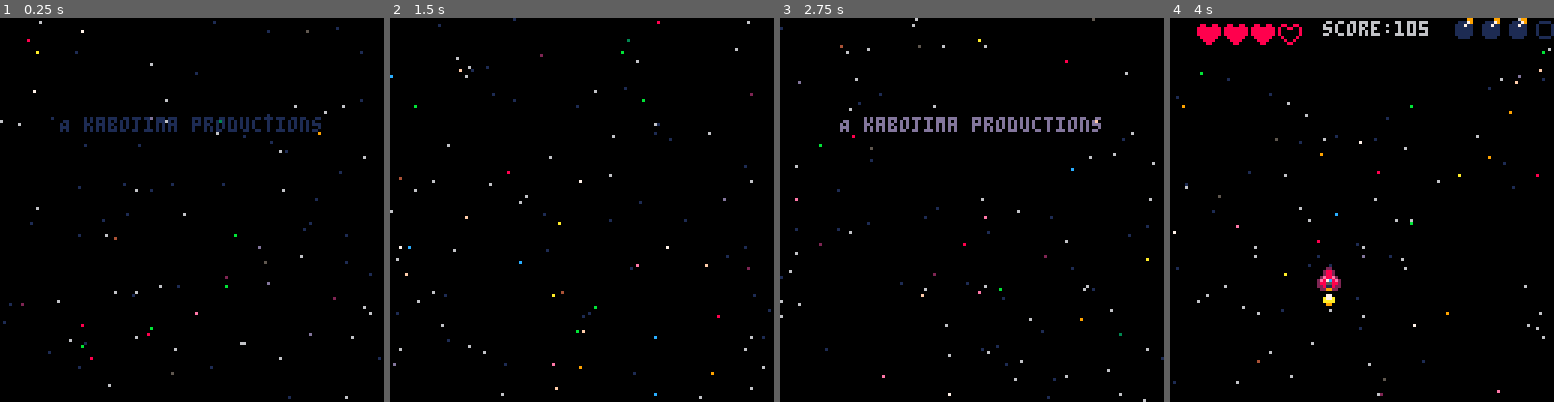
Above: before the commit, frames 1-4 (left to right).
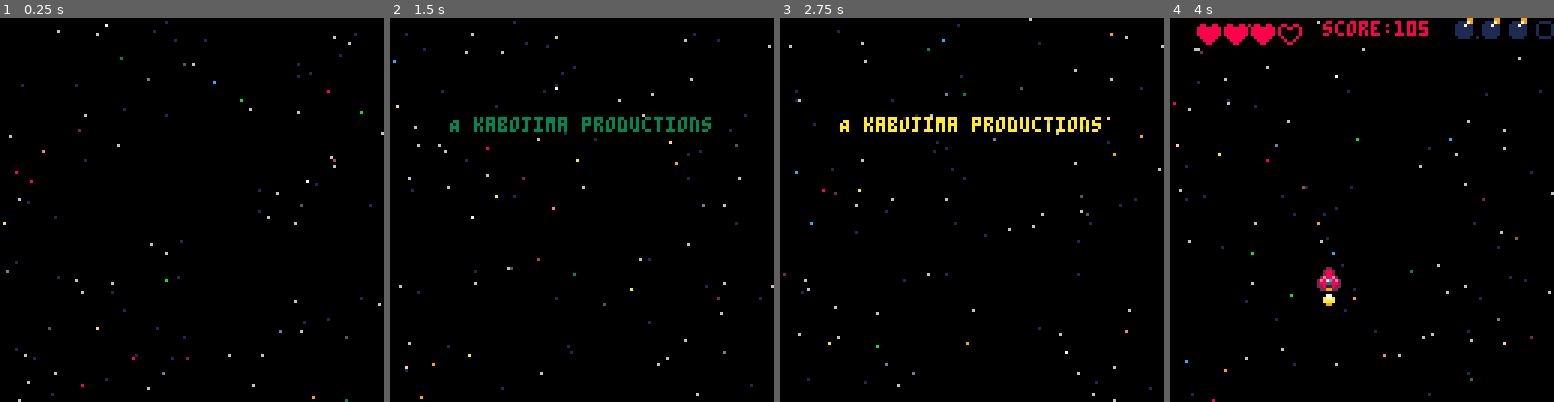
Above: after the commit, the same moments.

Repository: CreamCheese-dev/dai-dark-smhup
Game: PICO-8 cartridge smhup.p8
Same seed, same stepped clock (60 frames per second), same inputs: the game is played once before the commit and once after it.
Inputs:
- Up to frame 1 (0.25 s): no input
- Up to frame 2 (1.5 s): tap X (X key) at 0.33, 1.07 s; tap O (Z key) at 0.7 s
- Up to frame 3 (2.75 s): hold Right 1.6-2.1 s; tap O (Z key) at 1.7, 2.1, 2.5 s; tap X (X key) at 1.85 s; hold Up 2.15-2.42 s; hold Right from 2.47 s (still down)
- Up to frame 4 (4 s): tap O (Z key) at 2.9, 3.3, 3.7 s; tap X (X key) at 2.97 s; release Right at 3.03 s; hold Left 3.08-3.58 s; hold Down 3.63-3.97 s

The runs differ from the first frame. In frame 1, 2.4% of the frame differs, in the area x 0-100%, y 0-100%; in frame 2, 2.4%; in frame 3, 2.4%; in frame 4, 1.6%.

Commit message:
Rewrote starfield and animate_ star funcs

Diff:
--- a/draw.lua
+++ b/draw.lua
@@ -1,6 +1,7 @@
 function draw_game()
-	cls()
-	starfield()
+    cls()
+
+	animate_stars()
 
 	-- draw ship
 	spr(spr_id,xpos,ypos)
@@ -50,11 +51,46 @@
 
 function draw_splash()
     cls()
-    print("A kabojima productions",20,33)
+    print("A kabojima productions",20,33, rnd(16))
 
     -- place holder when making unique splash scrn
-    gen_star_pos()
-    starfield()
+    animate_stars()
+end
+
+function starfield()
+	stars = {}
+	for i=1,100 do
+		-- create star obj
+		local newstar = {}
+		newstar.x=rnd(128)
+		newstar.y=rnd(128)
+		newstar.spd=rnd(1.5)+0.5
+		-- add star to arr
+		add(stars, newstar)
+	end
+end
+
+function animate_stars()
+    for i=1, #stars do
+    local mystar = stars[i]
+    local scol = 6
+
+    -- assign color
+    if mystar.spd < 1 then
+        scol = 1
+    elseif mystar.spd >= 1.5 then
+        scol = rnd(16)
+    end
+
+    -- return star exceeding 128
+    if mystar.y > 128 then
+        mystar.y = mystar.y - 128
+    end
+
+    -- draws star vert
+    pset(stars[i].x, stars[i].y, scol)
+    mystar.y = mystar.y + mystar.spd
+    end
 end
 
 function blink()
--- a/smhup.p8
+++ b/smhup.p8
@@ -8,6 +8,7 @@
 function _init()
 	-- clear screen
 	cls(0)
+	starfield()
 	mode="splash"
 	blink_t = 0
 	splash_t = 0
@@ -56,40 +57,9 @@
 	score=0
 	lives=3
 	bombs=4
-	-- background star pos
-	gen_star_pos()
 end
 
-function gen_star_pos()
-	star_x={}
-	star_y={}
-	star_spd={}
-	for i=1, 100 do
-		add(star_x, rnd(128))
-		add(star_y, rnd(128))
-		add(star_spd, rnd(1.5)+0.5)
-	end
-end
 
-function starfield()
-	for i=1,#star_x do
-		local scol = 6
-
-		if star_spd[i] < 1 then
-			scol = 1
-		elseif star_spd[i] >= 1.5 then
-			scol = rnd(16)
-		end
-
-		pset(star_x[i], star_y[i], scol)
-		star_y[i]+=star_spd[i]
-
-		if star_y[i] >= 128 then
-			star_y[i]=0
-		end
-
-	end
-end
 __gfx__
 00000000000220000002200000022000000000000000000000000000000000000000000000000000000000000000099000000000000000000000000000000000
 000000000028820000288200002882000007700000077000000770000a7777a00007700008800880088008800011179000111100000000000000000000000000
--- a/update.lua
+++ b/update.lua
@@ -1,5 +1,4 @@
 function update_game()
-
 -- defaults
 	spr_id=1
 	spr(spr_id,xpos, ypos+7)
